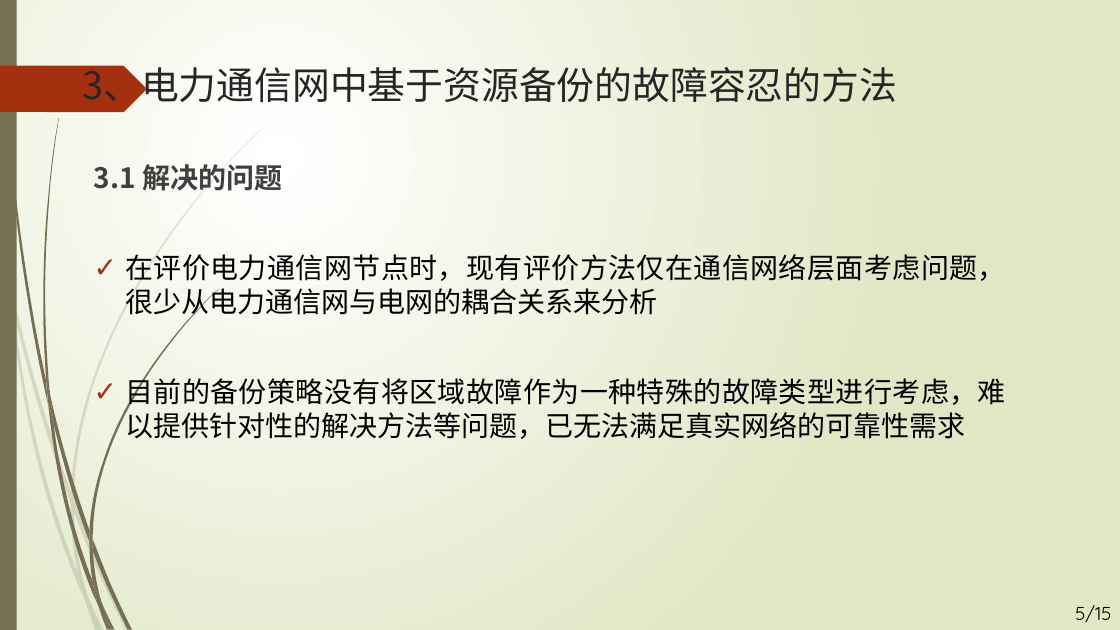
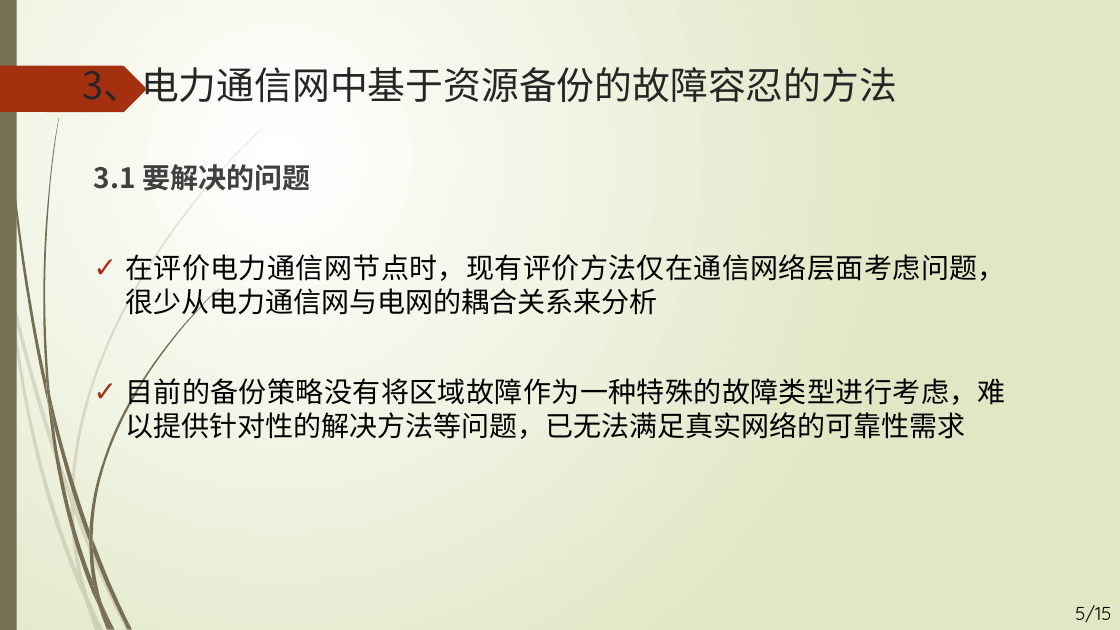
Before and after one commit to weiwensangsang/academic_v4, a slide deck: slide 5 of 2016111417_夏震_答辩PPT.pptx. Drawn at 1120x630 pixels with LibreOffice and Linux fonts; fonts in the diff are those of the drawing. Boxes give left, top, right and bottom in pixels: in the first picture for what was removed or moved away, otherwise in the second. Text is boxed around its words. In the diff, an @@ line names an element or a change of style, - is before the commit and + after.

```diff
--- a/2016111417_夏震_答辩PPT.pptx
+++ b/2016111417_夏震_答辩PPT.pptx
@@ text at (x1=94, y1=164, x2=310, y2=191): text changed @@
-3.1 解决的问题
+3.1 要解决的问题
```
Also in this commit, not shown: 1 other slide changed.
